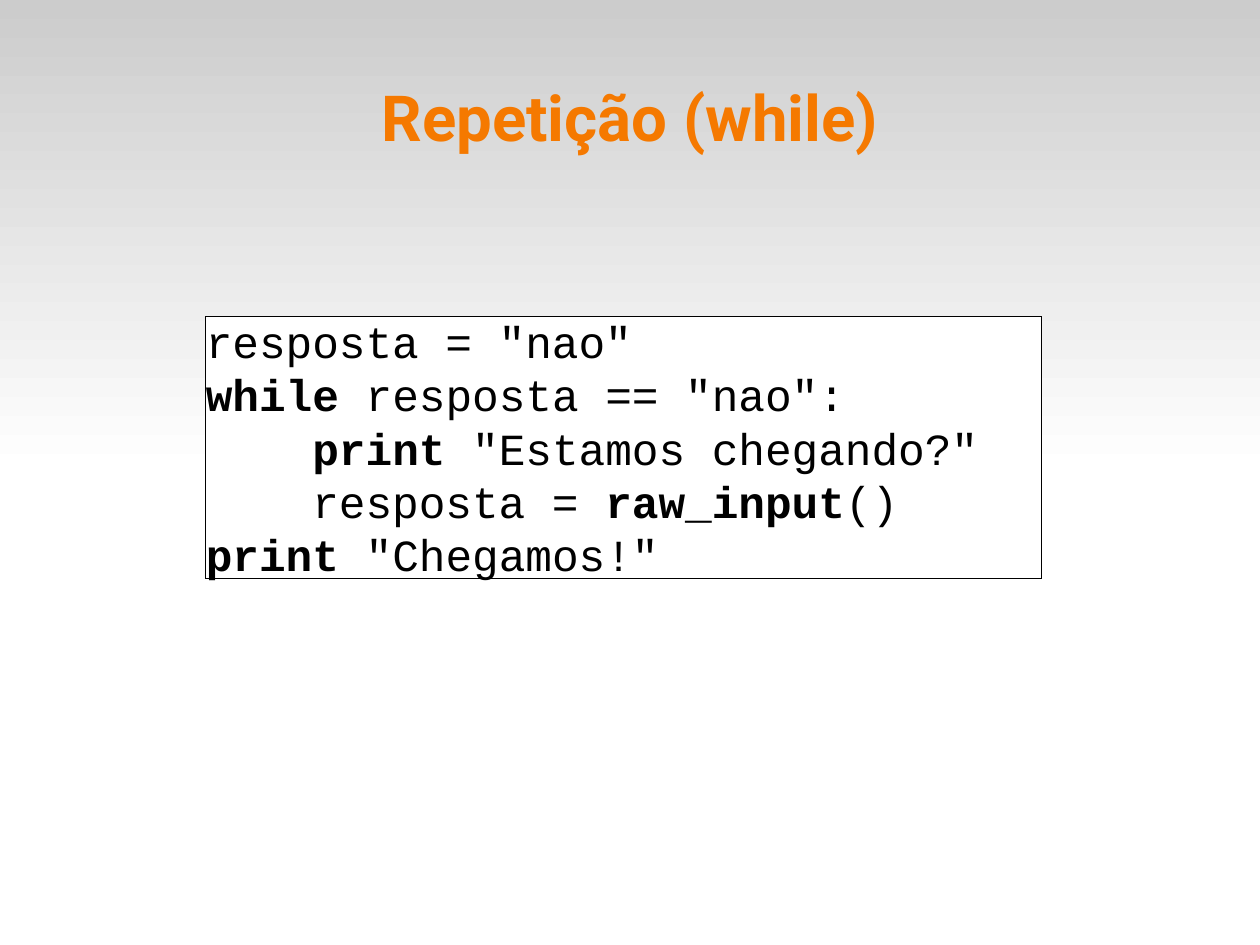
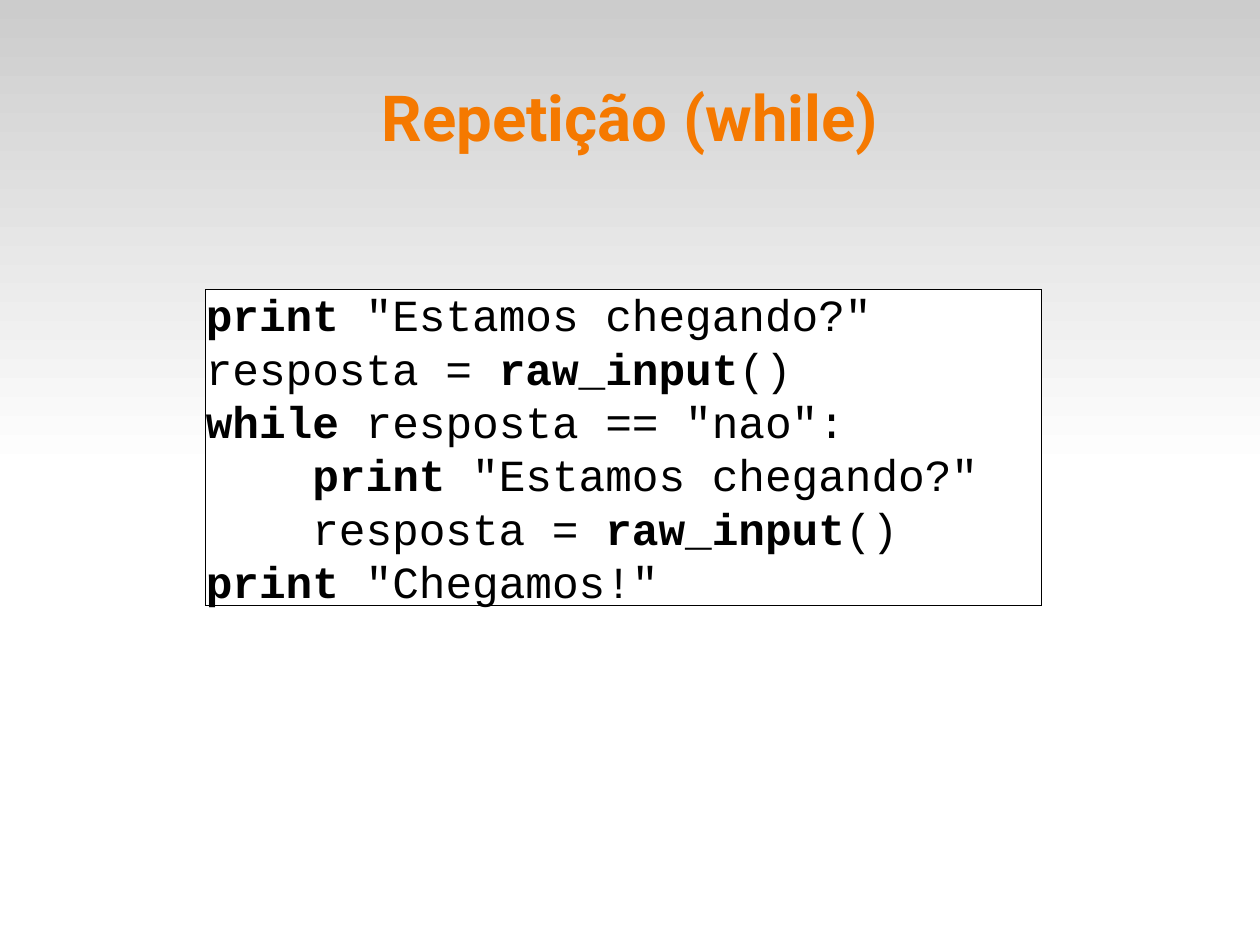
Before and after one commit to fsantanna-uerj/IPD, a slide deck: slide 21 of slides/ipd-03.odp. Drawn at 1260x945 pixels with LibreOffice and Linux fonts; fonts in the diff are those of the drawing. Boxes give left, top, right and bottom in pixels: in the first picture for what was removed or moved away, otherwise in the second. Text is boxed around its words. In the diff, an @@ line names an element or a change of style, - is before the commit and + after.

Commit message:
(>) slides

```diff
--- a/slides/ipd-03.odp
+++ b/slides/ipd-03.odp
@@ rectangle "print "Estamos chegando?"": place and size @@
-rectangle "print "Estamos chegando?"" at box(206, 317, 1042, 579)
+rectangle "print "Estamos chegando?"" at box(206, 289, 1042, 605)
@@ text in rectangle at box(206, 300, 871, 395): text changed @@
-resposta = "nao"
+print "Estamos chegando?"
+resposta = raw_input()
```
Also in this commit, not shown: 5 other slides changed, 3 slides added, 1 other file.
